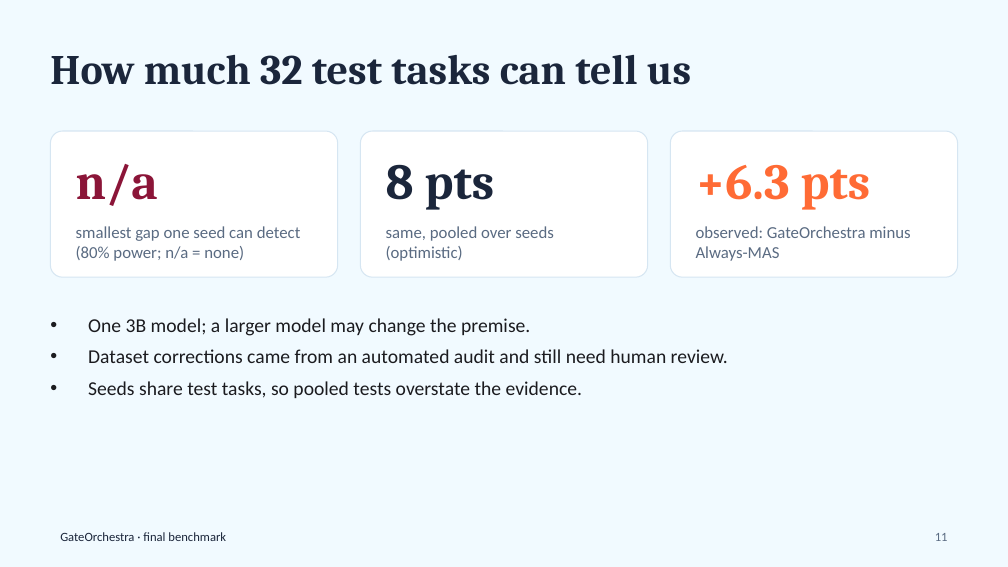
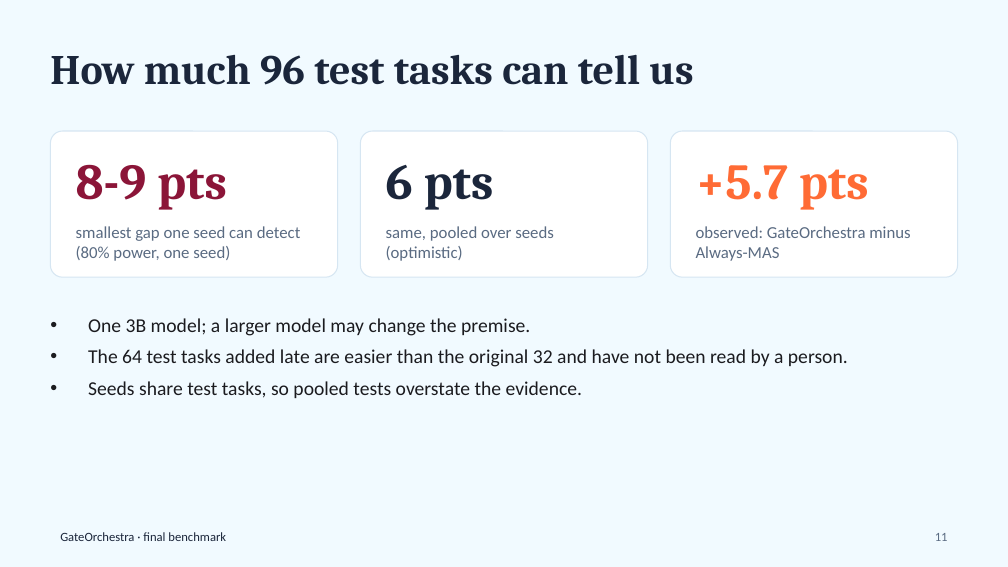
Before and after one commit to FarhanAaqil/GateOrchestra, a slide deck: slide 11 of reports/deck/GateOrchestra_final.pptx. Drawn at 1008x567 pixels with LibreOffice and Linux fonts; fonts in the diff are those of the drawing. Boxes give left, top, right and bottom in pixels: in the first picture for what was removed or moved away, otherwise in the second. Text is boxed around its words. In the diff, an @@ line names an element or a change of style, - is before the commit and + after.

Commit message:
Update the analysis, report, deck and screenshots to the new results
Report, README and slides now describe the 96-task, two-seed run: the
gate scores 97.9% against Always-MAS's 92.2% at a third fewer tokens.
They also say the 64 added tasks are easier than the original 32 and
have not been read by a person. The feature-ablation slide plots the
change in escalation rate, since accuracy no longer moves.

```diff
--- a/reports/deck/GateOrchestra_final.pptx
+++ b/reports/deck/GateOrchestra_final.pptx
@@ title at bbox=[50, 55, 693, 85]: text changed @@
-How much 32 test tasks can tell us
+How much 96 test tasks can tell us
@@ text at bbox=[76, 164, 227, 210]: text changed @@
-n/a
+8-9 pts
@@ text at bbox=[386, 165, 494, 210]: text changed @@
-8 pts
+6 pts
@@ text at bbox=[696, 165, 869, 210]: text changed @@
-+6.3 pts
++5.7 pts
@@ text at bbox=[76, 246, 230, 261]: text changed @@
-(80% power; n/a = none)
+(80% power, one seed)
@@ text at bbox=[88, 349, 848, 367]: text changed @@
-• Dataset corrections came from an automated audit and still need human review.
+• The 64 test tasks added late are easier than the original 32 and have not been read by a person.
```
Also in this commit, not shown: 7 other slides changed, 18 other files.
